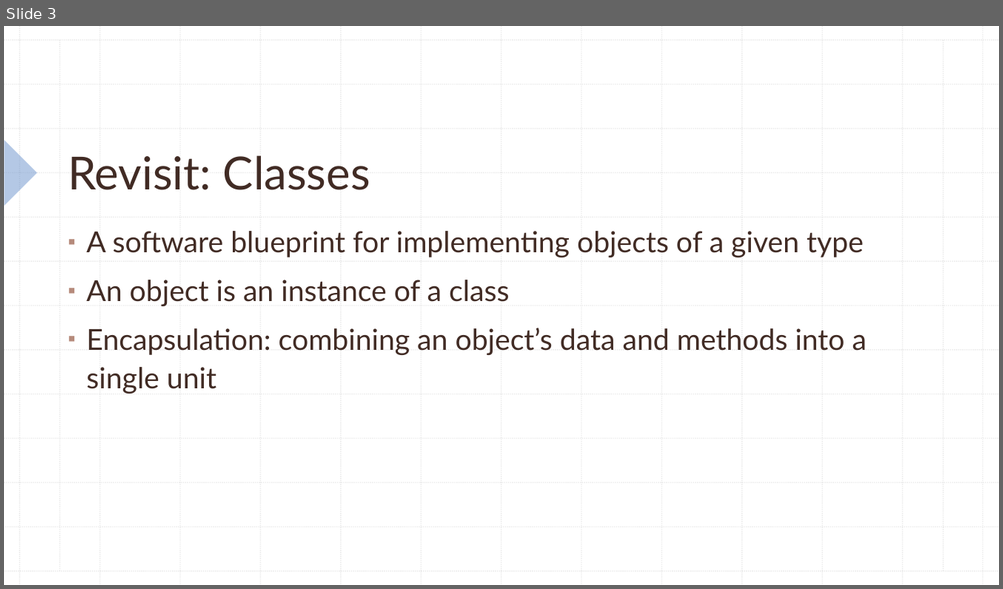
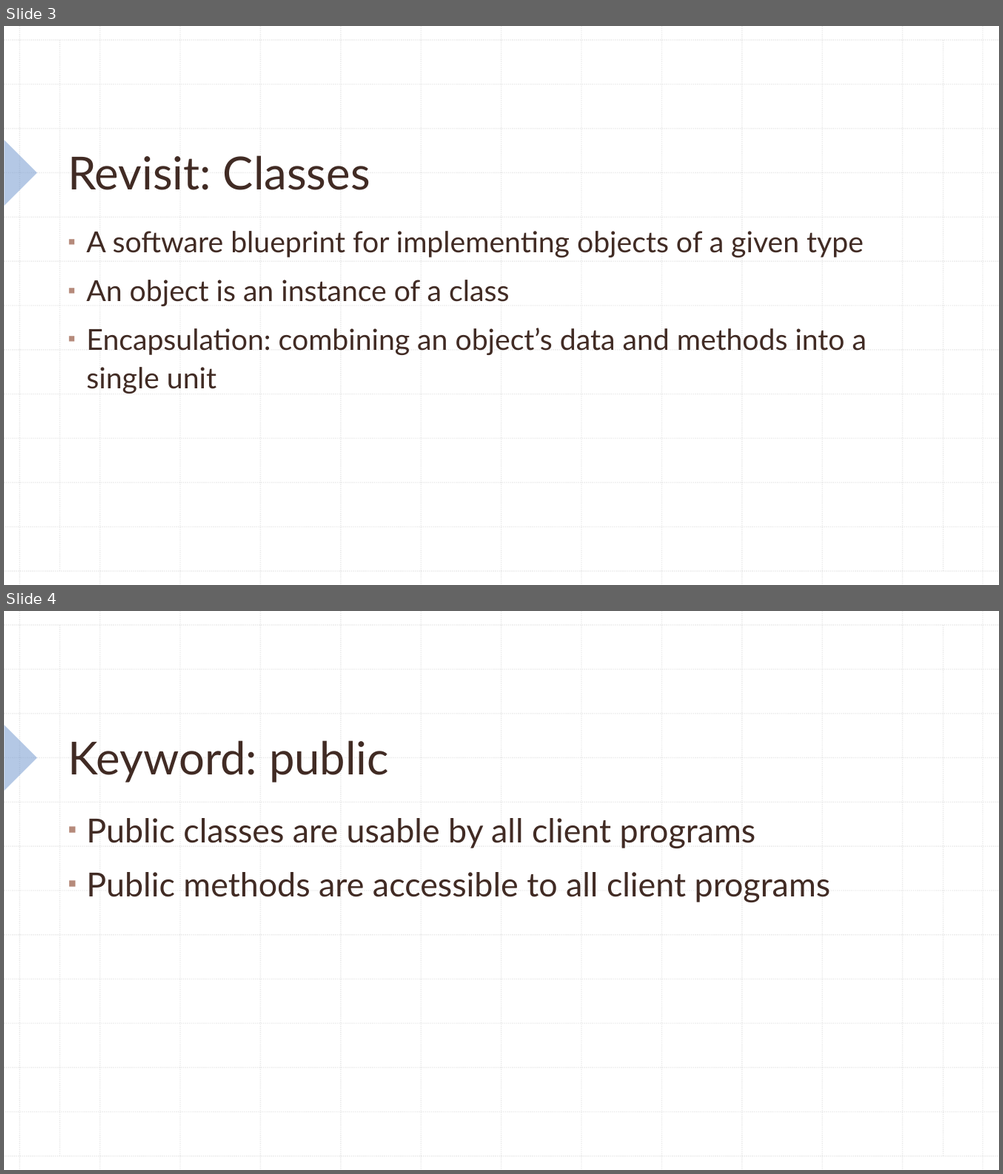
Before and after one commit to KarinaSang/Teaching, a slide deck: AP Java/Week3/Week3.pptx. Shown one above the other, each under a label of ours: slide 3 before the commit, slides 3 and 4 after it. The pictures are 1003x589 and 1003x1174 pixels, drawn with LibreOffice and Linux fonts; fonts in the diff are those of the drawing. Boxes give left, top, right and bottom in pixels: in the first picture for what was removed or moved away, otherwise in the second. Text is boxed around its words. In the diff, an @@ line names an element or a change of style, - is before the commit and + after.

```diff
--- a/AP Java/Week3/Week3.pptx
+++ b/AP Java/Week3/Week3.pptx
@@ slide 4 added at [4, 611, 999, 1170], background #FFFFFF; not listed: 29 template elements that a slide beside it also shows @@
@@ title added at [68, 741, 389, 783], 44 pt, text #412B24 @@
+Keyword: public
@@ text added at [86, 818, 831, 903], 32 pt, text #412B24 @@
+▪ Public classes are usable by all client programs
+▪ Public methods are accessible to all client programs
```
Also in this commit, not shown: 27 other slides added, 6 other files.
